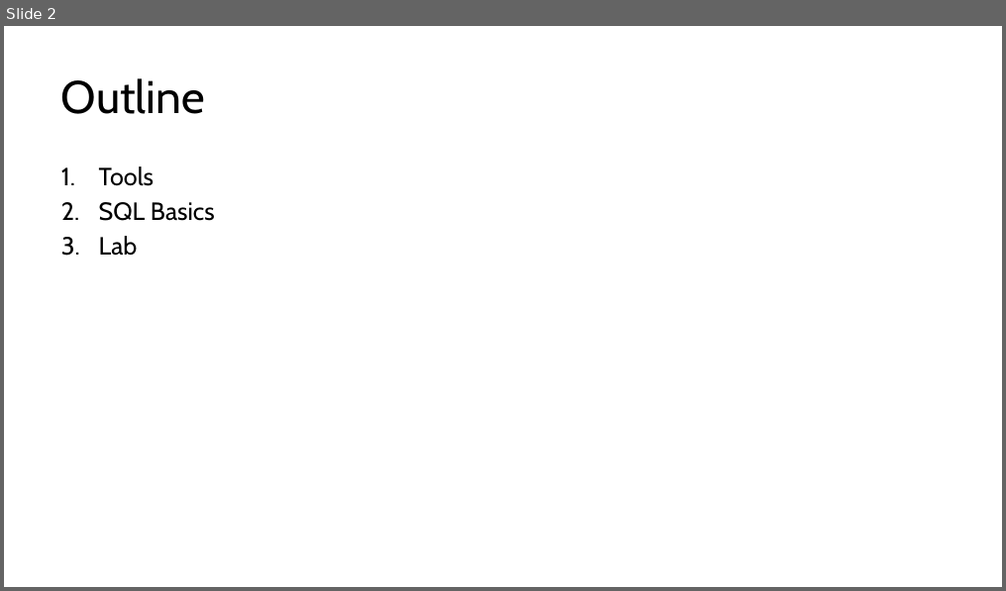
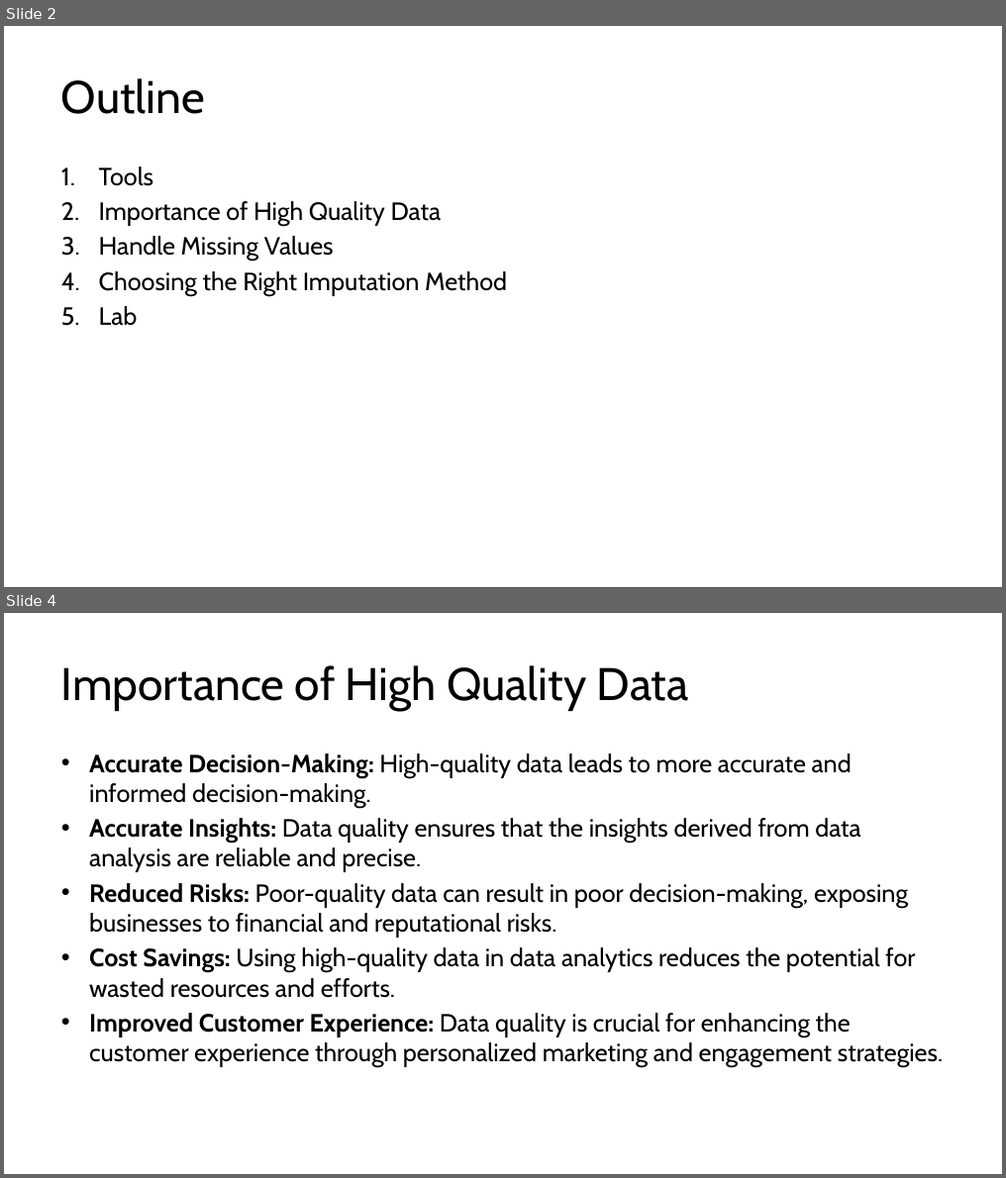
Before and after one commit to kershrita/Data-Science-Roadmap, a slide deck: slides/Session 04 - Planets with pandas & matplotlib.pptx. Shown one above the other, each under a label of ours: slide 2 before the commit, slides 2 and 4 after it; the slides between them are not shown. The pictures are 1006x591 and 1006x1178 pixels, drawn with LibreOffice and Linux fonts; fonts in the diff are those of the drawing. Boxes give left, top, right and bottom in pixels: in the first picture for what was removed or moved away, otherwise in the second. Text is boxed around its words. In the diff, an @@ line names an element or a change of style, - is before the commit and + after.

```diff
--- a/slides/Session 04 - Planets with pandas & matplotlib.pptx
+++ b/slides/Session 04 - Planets with pandas & matplotlib.pptx
@@ slide 4 added at box(4, 613, 1002, 1174), background #FFFFFF @@
@@ title added at box(61, 665, 689, 711), 44 pt, text #000000 @@
+Importance of High Quality Data
@@ text added at box(89, 754, 943, 1067), 24 pt, text #000000 @@
+• Accurate Decision-Making: High-quality data leads to more accurate and informed decision-making.
+• Accurate Insights: Data quality ensures that the insights derived from data analysis are reliable and precise.
+• Reduced Risks: Poor-quality data can result in poor decision-making, exposing businesses to financial and reputational risks.
+• Cost Savings: Using high-quality data in data analytics reduces the potential for wasted resources and efforts.
+• Improved Customer Experience: Data quality is crucial for enhancing the customer experience through personalized marketing and engagement strategies.
@@ slide 2 changed as well @@
@@ text at box(99, 201, 507, 296): text changed @@
-2. SQL Basics
+2. Importance of High Quality Data
+3. Handle Missing Values
+4. Choosing the Right Imputation Method
```
Also in this commit, not shown: 3 other slides changed, 13 other slides added, 13 slides removed.
